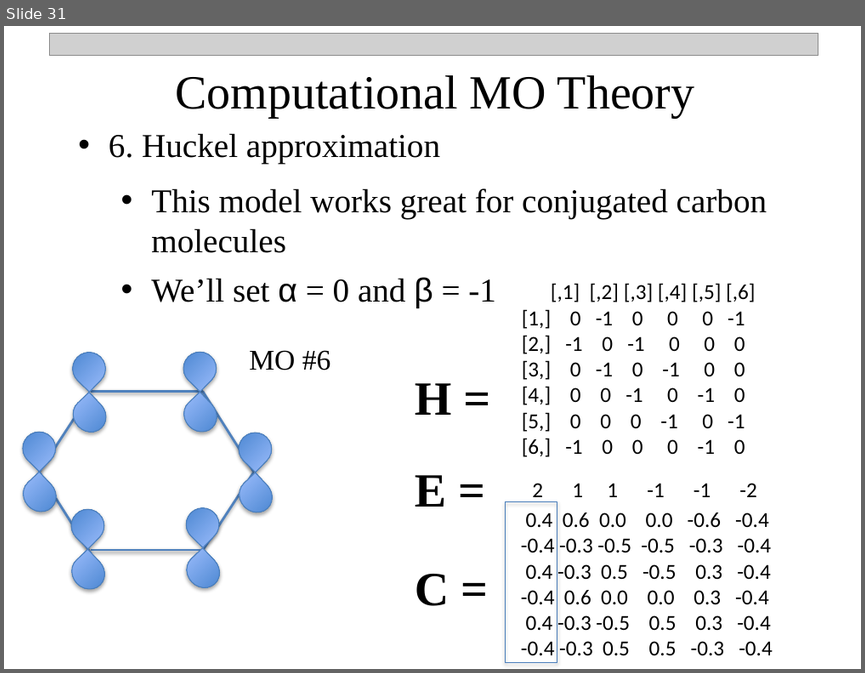
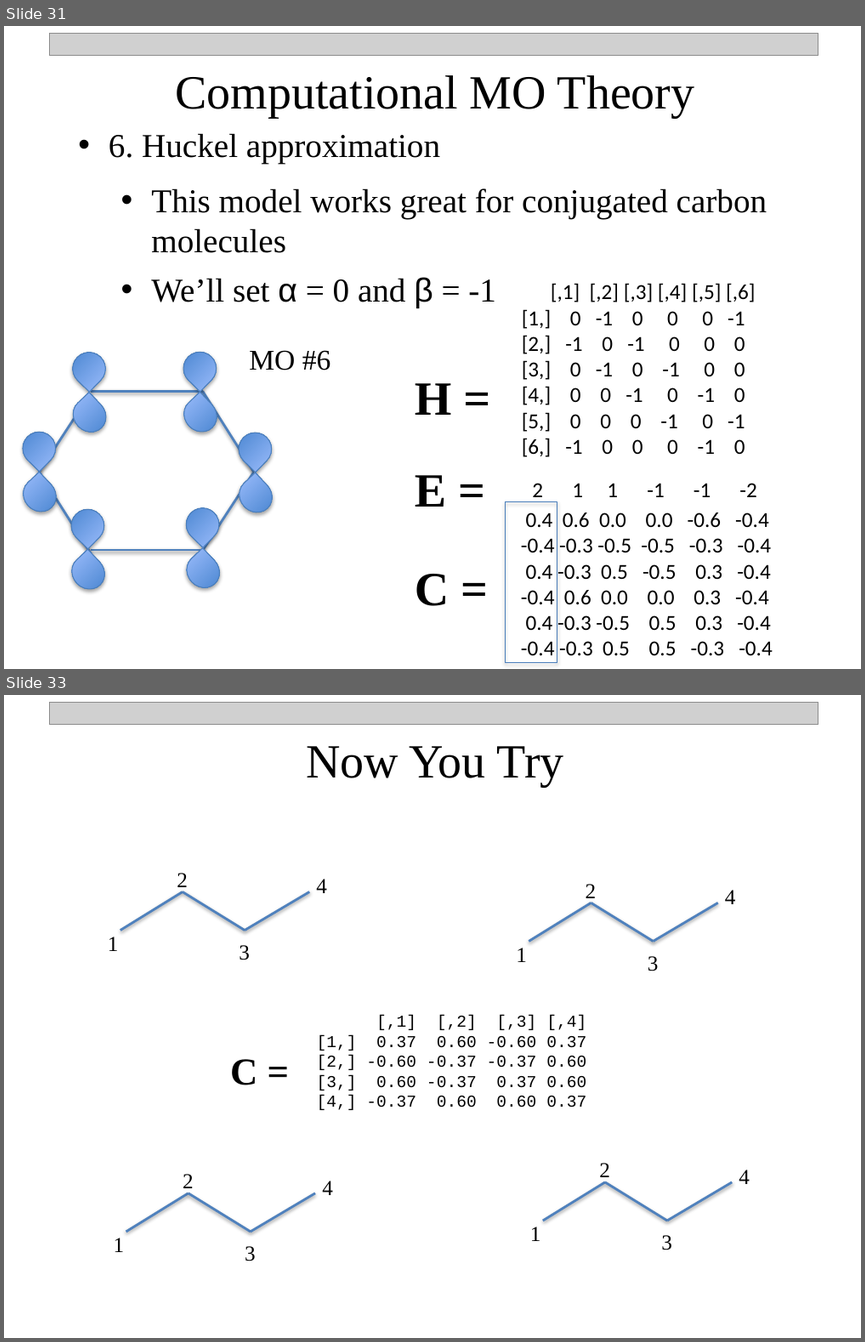
Before and after one commit to npetraco/CHE302, a slide deck: Notes/9_MO_Theory.pptx. Shown one above the other, each under a label of ours: slide 31 before the commit, slides 31 and 33 after it; the slides between them are not shown. The pictures are 865x673 and 865x1342 pixels, drawn with LibreOffice and Linux fonts; fonts in the diff are those of the drawing; grey boxes stand for pictures. Boxes give left, top, right and bottom in pixels: in the first picture for what was removed or moved away, otherwise in the second. Text is boxed around its words. In the diff, an @@ line names an element or a change of style, - is before the commit and + after.

```diff
--- a/Notes/9_MO_Theory.pptx
+++ b/Notes/9_MO_Theory.pptx
@@ slide 33 added at box(4, 695, 861, 1338), background #FFFFFF @@
@@ picture added at box(49, 702, 818, 724) @@
@@ text added at box(306, 746, 564, 786), 40 pt, text #000000 @@
+Now You Try
@@ text added at box(177, 873, 188, 892), 18 pt, text #000000 @@
+2
@@ line added from (120, 930) to (182, 892), #4F81BD 2 pt @@
@@ line added from (182, 892) to (245, 930), #4F81BD 2 pt @@
@@ line added from (245, 930) to (309, 892), #4F81BD 2 pt @@
@@ text added at box(316, 879, 327, 893), 18 pt, text #000000 @@
+4
@@ text added at box(585, 884, 596, 903), 18 pt, text #000000 @@
+2
@@ text added at box(725, 890, 736, 904), 18 pt, text #000000 @@
+4
@@ line added from (528, 941) to (590, 902), #4F81BD 2 pt @@
@@ line added from (590, 902) to (653, 941), #4F81BD 2 pt @@
@@ line added from (653, 941) to (718, 902), #4F81BD 2 pt @@
@@ text added at box(108, 936, 119, 951), 18 pt, text #000000 @@
+1
@@ text added at box(239, 945, 250, 960), 18 pt, text #000000 @@
+3
@@ text added at box(516, 947, 527, 962), 18 pt, text #000000 @@
+1
@@ text added at box(647, 956, 658, 971), 18 pt, text #000000 @@
+3
@@ text added at box(317, 1015, 586, 1110), 14 pt, text #000000 @@
+[,1] [,2] [,3] [,4]
+[1,] 0.37 0.60 -0.60 0.37
+[2,] -0.60 -0.37 -0.37 0.60
+[3,] 0.60 -0.37 0.37 0.60
+[4,] -0.37 0.60 0.60 0.37
@@ text added at box(230, 1059, 257, 1085), 32 pt, text #000000, bold @@
+C =
@@ text added at box(182, 1174, 194, 1193), 18 pt, text #000000 @@
+2
@@ text added at box(599, 1163, 610, 1182), 18 pt, text #000000 @@
+2
@@ text added at box(738, 1169, 749, 1184), 18 pt, text #000000 @@
+4
@@ line added from (126, 1231) to (188, 1193), #4F81BD 2 pt @@
@@ line added from (188, 1193) to (250, 1231), #4F81BD 2 pt @@
@@ line added from (250, 1231) to (315, 1193), #4F81BD 2 pt @@
@@ text added at box(322, 1180, 333, 1195), 18 pt, text #000000 @@
+4
@@ line added from (543, 1220) to (605, 1182), #4F81BD 2 pt @@
@@ line added from (605, 1182) to (667, 1220), #4F81BD 2 pt @@
@@ line added from (667, 1220) to (732, 1182), #4F81BD 2 pt @@
@@ text added at box(530, 1226, 541, 1241), 18 pt, text #000000 @@
+1
@@ text added at box(114, 1237, 125, 1252), 18 pt, text #000000 @@
+1
@@ text added at box(245, 1246, 256, 1261), 18 pt, text #000000 @@
+3
@@ text added at box(661, 1235, 672, 1250), 18 pt, text #000000 @@
+3
```
Also in this commit, not shown: 2 slides changed, 3 other slides added, 3 other files.
